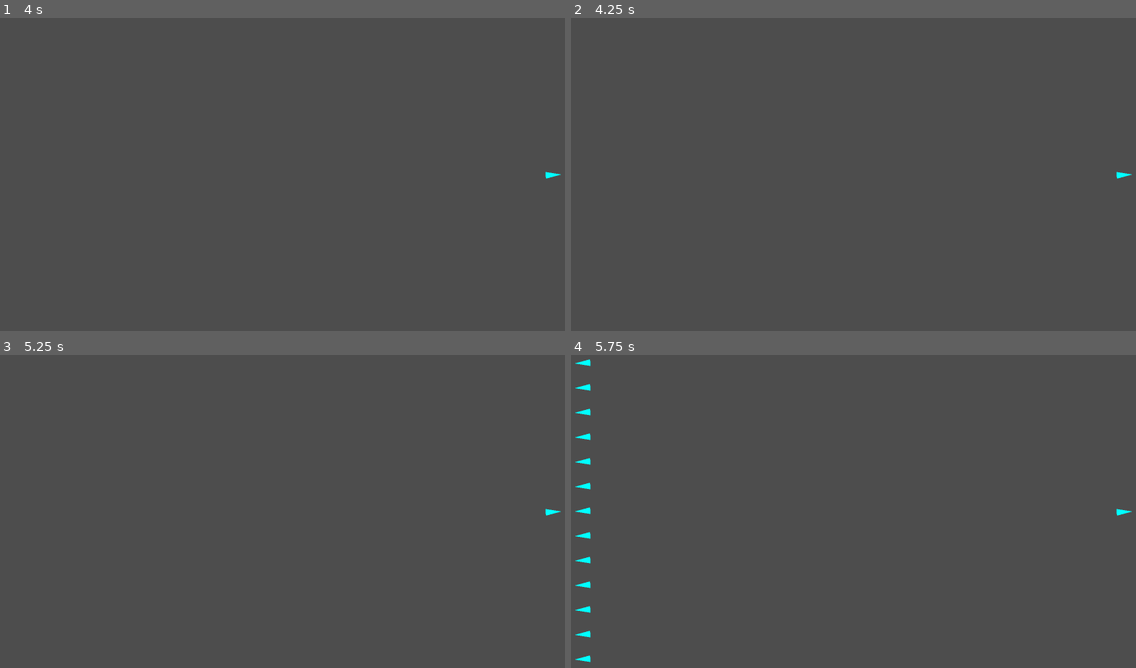
Above: before the commit, frames 1-4 (two rows, left to right).
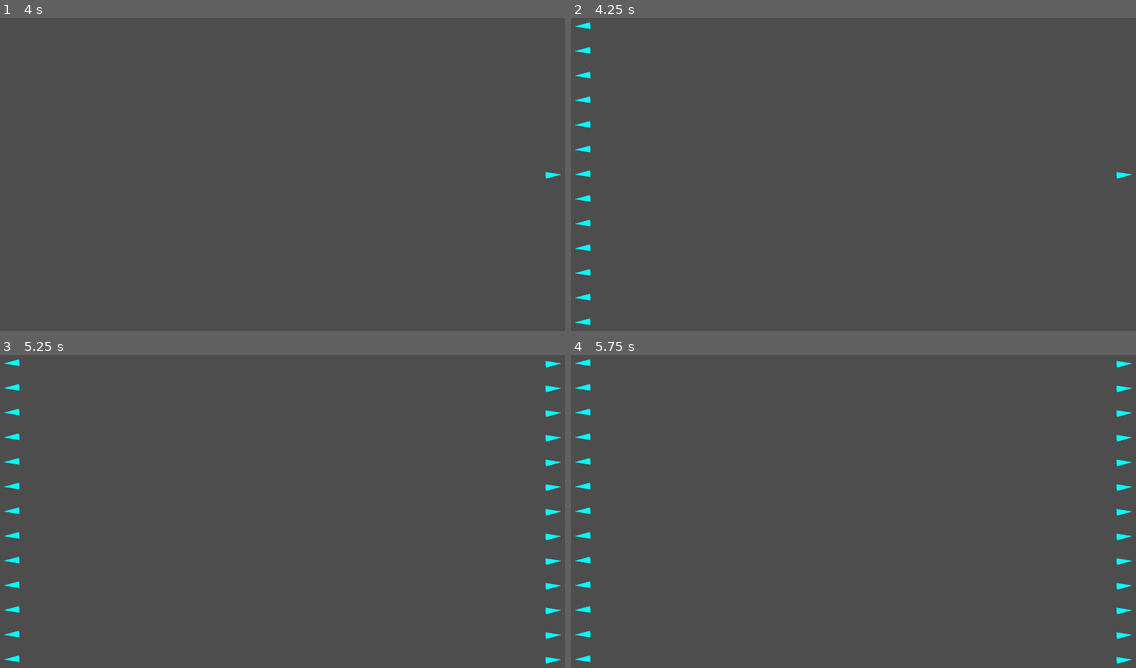
Above: after the commit, the same moments.

Repository: yancouto/psych0
Game: Godot game, scene res://runner.tscn
Same seed, same stepped clock (60 frames per second), same inputs: the game is played once before the commit and once after it.
Inputs (mouse positions are in pixels of both pictures, inside the frame that each line leads up to):
- Up to frame 1 (4 s): tap Enter at 0.5, 2, 3.5 s; move the mouse to (406, 158) at 0.52 s; press the mouse at (406, 158) at 0.53 s; hold D (move_right) 0.53-1.28 s; tap Space at 1.25, 2.75 s; move the mouse to (169, 190) at 1.27 s; release the mouse at (169, 190) at 1.28 s; hold S (move_down) 1.28-2.03 s; click (169, 190) at 1.35 s; move the mouse to (339, 105) at 2.02 s; press the mouse at (339, 105) at 2.03 s; hold D (move_right) 2.03-2.78 s; move the mouse to (254, 237) at 2.77 s; release the mouse at (254, 237) at 2.78 s; hold W (move_up) 2.78-3.53 s; click (254, 237) at 2.85 s; move the mouse to (452, 221) at 3.52 s; press the mouse at (452, 221) at 3.53 s; hold A (move_left) from 3.53 s (still down)
- Up to frame 2 (4.25 s): keep holding A (move_left)
- Up to frame 3 (5.25 s): move the mouse to (113, 464) at 4.27 s; release the mouse at (113, 464) at 4.28 s; click (113, 464) at 4.35 s; tap Space at 5 s; move the mouse to (310, 511) at 5.02 s; release A (move_left) at 5.03 s; press the mouse at (310, 511) at 5.03 s; hold S (move_down) from 5.03 s (still down)
- Up to frame 4 (5.75 s): keep holding S (move_down)

Frame 1 is identical in both runs. In frame 2, 0.5% of the frame differs, in the area x 0-4%, y 1-99%; in frame 3, 0.9%, in the area x 0-100%, y 1-99%; in frame 4, 0.4%.

Commit message:
Fix timing bug
Balls would be slightly misaligned because they would spawn with slightly different times as the delta does not divie all times. Need to be careful when spawning balls one at a time rather than all together.

Diff:
--- a/editor/level.gd
+++ b/editor/level.gd
@@ -1,14 +1,19 @@
 class_name Level
 
-var events: Array[LevelEvent.EventWithDelta] = []
+var events: Array[LevelEvent.EventWithTime] = []
 var cur_event: int = 0
+var cur_time := LevelEvent.LevelTime.new(0, 0)
 
-func _init(events: Array[LevelEvent.EventWithDelta]):
+func _init(events: Array[LevelEvent.EventWithTime]):
 	self.events = events
 
-func next_event() -> LevelEvent.EventWithDelta:
-	if cur_event == events.size():
-		return null
-	else:
+func update(root: Node, dt: float) -> bool:
+	cur_time.secs_after += dt
+	while cur_event < events.size():
+		var excess = cur_time.reaches(root, events[cur_event].time)
+		# Event not reached
+		if excess == -1:
+			break
+		events[cur_event].event.trigger(root, excess)
 		cur_event += 1
-		return events[cur_event - 1]
+	return cur_event == events.size()
--- a/editor/level_builder.gd
+++ b/editor/level_builder.gd
@@ -26,9 +26,4 @@
 		all_events.append_array(event.process_and_update_time(cur_time))
 	all_events.append(LevelEvent.EventWithTime.new(LevelEvent.LastEvent.new(), cur_time))
 	all_events.sort_custom(func(a, b): return a.time.lt(b.time))
-	var events_with_delta: Array[LevelEvent.EventWithDelta] = []
-	cur_time = LevelEvent.LevelTime.new(0, 0)
-	for event in all_events:
-		events_with_delta.append(LevelEvent.EventWithDelta.new(event.event, event.time.sub(cur_time)))
-		cur_time = event.time
-	return Level.new(events_with_delta)
+	return Level.new(all_events)
--- a/editor/level_event.gd
+++ b/editor/level_event.gd
@@ -23,12 +23,6 @@
 		self.secs_after = secs_after
 	func clone() -> LevelTime:
 		return LevelTime.new(wait_until_no_enemies, secs_after)
-	func sub(other: LevelTime) -> LevelTimeDelta:
-		if self.wait_until_no_enemies > other.wait_until_no_enemies:
-			return LevelTimeDelta.new(wait_until_no_enemies - other.wait_until_no_enemies, self.secs_after)
-		else:
-			assert(self.wait_until_no_enemies == other.wait_until_no_enemies)
-			return LevelTimeDelta.new(0, self.secs_after - other.secs_after)
 	func lt(other: LevelTime) -> bool:
 		if self.wait_until_no_enemies == other.wait_until_no_enemies:
 			return self.secs_after < other.secs_after
@@ -36,6 +30,20 @@
 			return self.wait_until_no_enemies < other.wait_until_no_enemies
 	func eq(other: LevelTime) -> bool:
 		return self.wait_until_no_enemies == other.wait_until_no_enemies && is_equal_approx(self.secs_after, other.secs_after)
+	# If it reached the event, return the excess time, otherwise return -1
+	func reaches(root: Node, other: LevelTime) -> float:
+		if other.wait_until_no_enemies > wait_until_no_enemies:
+			if root.get_child_count() == 0:
+				wait_until_no_enemies = other.wait_until_no_enemies
+				secs_after = 0
+		if other.wait_until_no_enemies <= wait_until_no_enemies:
+			if secs_after == 0 && other.secs_after < 0:
+				# Makes it work with initial negative times
+				secs_after = other.secs_after
+		if wait_until_no_enemies >= other.wait_until_no_enemies && secs_after >= other.secs_after:
+			return secs_after - other.secs_after
+		else:
+			return -1.
 
 class EventWithTime:
 	var event: LevelEvent
@@ -43,18 +51,6 @@
 	func _init(event: LevelEvent, time: LevelTime):
 		self.event = event
 		self.time = time
-
-class EventWithDelta:
-	var event: LevelEvent
-	var delta: LevelTimeDelta
-	func _init(event: LevelEvent, delta: LevelTimeDelta):
-		self.event = event
-		self.delta = delta
-	func trigger(root: Node, dt: float) -> bool:
-		var trigger_now := self.delta.sub(root, dt)
-		if trigger_now:
-			self.event.trigger(root)
-		return trigger_now
 
 class EnemyToSpawn:
 	var radius: float
@@ -64,9 +60,10 @@
 		self.radius = radius
 		self.pos = pos
 		self.speed = speed
-	func spawn(root: Node) -> void:
+	func spawn(root: Node, ago: float) -> void:
 		var enemy = preload("res://enemy.tscn").instantiate()
 		enemy.start(pos, speed, radius)
+		enemy.position += enemy.speed * ago
 		root.add_child(enemy)
 
 class IndicatorToSpawn:
@@ -79,16 +76,16 @@
 
 # Does nothing, just added in the end always, so we can wait for no enemies
 class LastEvent extends LevelEvent:
-	func trigger(root: Node) -> bool:
+	func trigger(_root: Node, _ago: float) -> bool:
 		return true
 
 class Spawn extends LevelEvent:
 	var to_spawn: Array[EnemyToSpawn]
 	func _init(to_spawn: Array[EnemyToSpawn]):
 		self.to_spawn = to_spawn
-	func trigger(root: Node) -> bool:
+	func trigger(root: Node, ago: float) -> bool:
 		for enemy in to_spawn:
-			enemy.spawn(root)
+			enemy.spawn(root, ago)
 		return true
 
 class Indicator extends LevelEvent:
@@ -97,14 +94,15 @@
 	func _init(to_spawn: Array[IndicatorToSpawn], duration: float):
 		self.to_spawn = to_spawn
 		self.duration = duration
-	func trigger(root: Node) -> bool:
+	func trigger(root: Node, ago: float) -> bool:
 		const Indicator = preload("res://indicator.tscn")
 		for ind_to_spawn in to_spawn:
 			var indicator = Indicator.instantiate()
-			indicator.start(ind_to_spawn, self.duration)
+			indicator.start(ind_to_spawn, self.duration - ago)
 			root.add_child(indicator)
 		return true
 
-func trigger(_root: Node) -> bool:
+# Trigger the event, the event should have happened ago seconds ago
+func trigger(_root: Node, ago: float) -> bool:
 	assert(false, "Must be implemented by all subclasses")
 	return false
--- a/runner.gd
+++ b/runner.gd
@@ -2,13 +2,9 @@
 
 # Level to run, let's start by hardcoding 1
 var level: Level = preload("res://levels/level1.gd").new().build()
-var next_event: LevelEvent.EventWithDelta
-
-func _ready() -> void:
-	next_event = level.next_event()
+var next_event: LevelEvent.EventWithTime
 
 func _process(dt: float) -> void:
-	while next_event != null && next_event.trigger($AllEnemies, dt):
-		next_event = level.next_event()
-	if next_event == null:
+	if level != null && level.update($AllEnemies, dt):
 		$LevelOverText.visible = true
+		level = null
Not shown: 1 places in runner.tscn that only renumber resources
